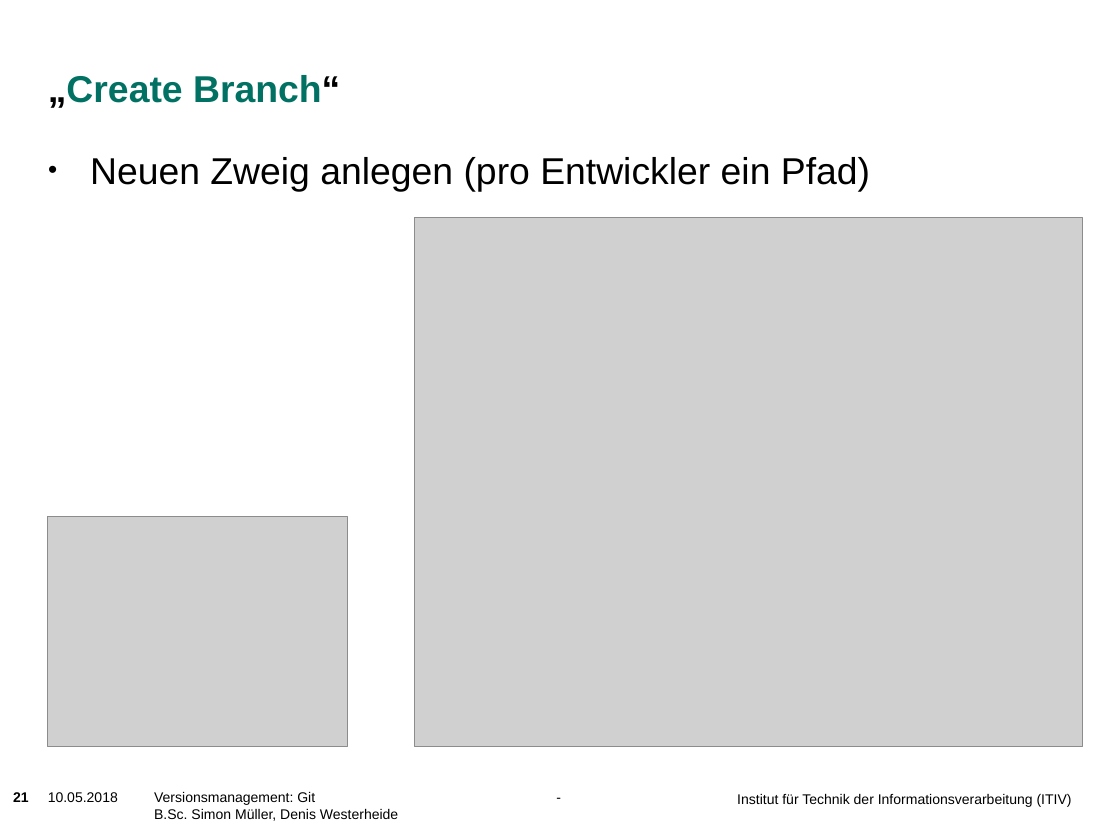
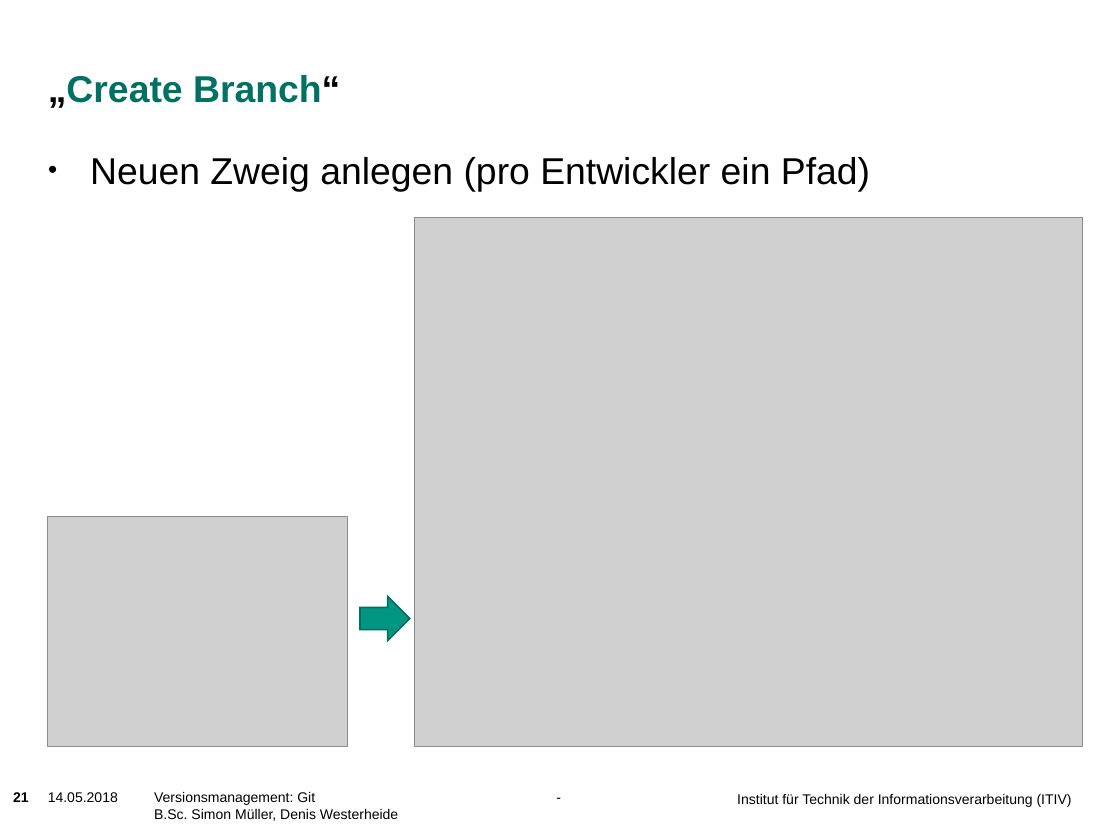
Before and after one commit to muellesi/PSE_2018, a slide deck: slide 21 of Präsentation/09_Versionsmanagement_Git.pptx. Drawn at 1120x840 pixels with LibreOffice and Linux fonts; fonts in the diff are those of the drawing; grey boxes stand for pictures; background and template pictures are left out. Boxes give left, top, right and bottom in pixels: in the first picture for what was removed or moved away, otherwise in the second. Text is boxed around its words. In the diff, an @@ line names an element or a change of style, - is before the commit and + after.

```diff
--- a/Präsentation/09_Versionsmanagement_Git.pptx
+++ b/Präsentation/09_Versionsmanagement_Git.pptx
@@ right arrow added at [360, 596, 409, 641], fill #009682, outline #006F60 1 pt @@
@@ text at [48, 792, 118, 802]: text changed @@
-10.05.2018
+14.05.2018
```
Also in this commit, not shown: 29 other slides changed, 1 slide added.
